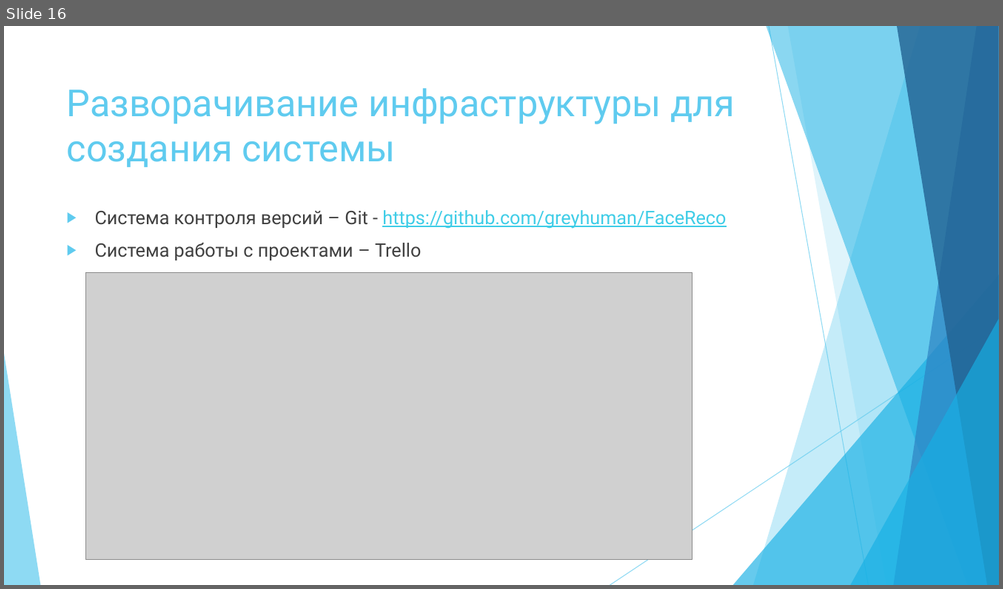
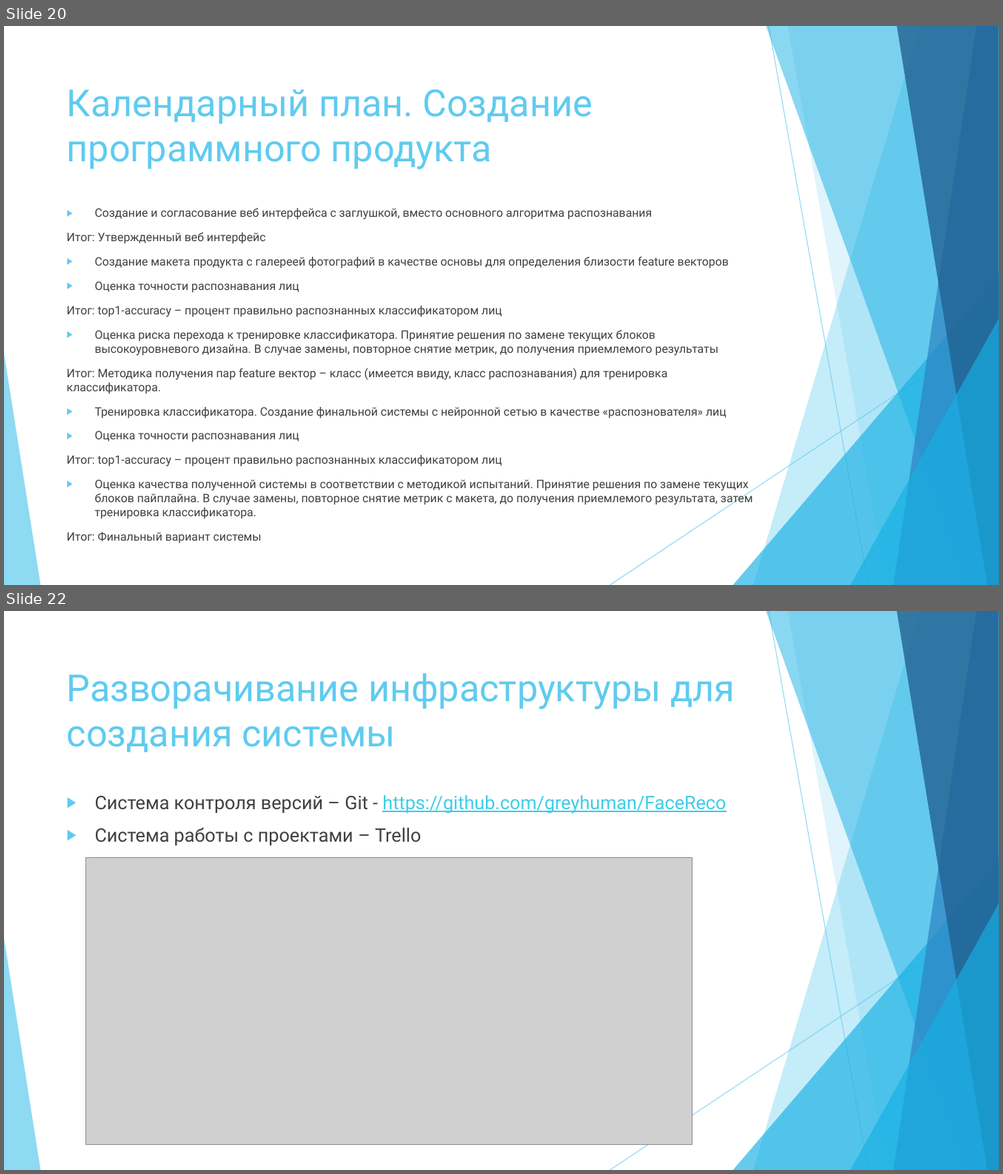
Before and after one commit to greyhuman/FaceReco, a slide deck: docs/external/Итоговая презентация.pptx. Shown one above the other, each under a label of ours: slide 16 before the commit, slides 20 and 22 after it; the slides between them are not shown. The pictures are 1003x589 and 1003x1174 pixels, drawn with LibreOffice and Linux fonts; fonts in the diff are those of the drawing; grey boxes stand for pictures. Boxes give left, top, right and bottom in pixels: in the first picture for what was removed or moved away, otherwise in the second. Text is boxed around its words. In the diff, an @@ line names an element or a change of style, - is before the commit and + after.

```diff
--- a/docs/external/Итоговая презентация.pptx
+++ b/docs/external/Итоговая презентация.pptx
@@ slide 20 added at (x1=4, y1=26, x2=999, y2=585), background #FFFFFF; not listed: 10 template elements that a slide beside it also shows @@
@@ title added at (x1=67, y1=89, x2=592, y2=170), 36 pt, text #5FCBEF @@
+Календарный план. Создание программного продукта
@@ text added at (x1=67, y1=208, x2=753, y2=520), 11.2 pt, text #404040 @@
+▶ Создание и согласование веб интерфейса с заглушкой, вместо основного алгоритма распознавания
+Итог: Утвержденный веб интерфейс
+▶ Создание макета продукта с галереей фотографий в качестве основы для определения близости feature векторов
+▶ Оценка точности распознавания лиц
+Итог: top1-accuracy – процент правильно распознанных классификатором лиц
+▶ Оценка риска перехода к тренировке классификатора. Принятие решения по замене текущих блоков высокоуровневого дизайна. В случае замены, повторное снятие метрик, до получения приемлемого результаты
+Итог: Методика получения пар feature вектор – класс (имеется ввиду, класс распознавания) для тренировка классификатора.
+▶ Тренировка классификатора. Создание финальной системы с нейронной сетью в качестве «распознователя» лиц
+▶ Оценка точности распознавания лиц
+Итог: top1-accuracy – процент правильно распознанных классификатором лиц
+▶ Оценка качества полученной системы в соответствии с методикой испытаний. Принятие решения по замене текущих блоков пайплайна. В случае замены, повторное снятие метрик с макета, до получения приемлемого результата, затем тренировка классификатора.
+Итог: Финальный вариант системы
@@ what was slide 16 is now slide 22 @@
```
Also in this commit, not shown: 9 slides changed, 4 other slides added, 1 slide removed.
